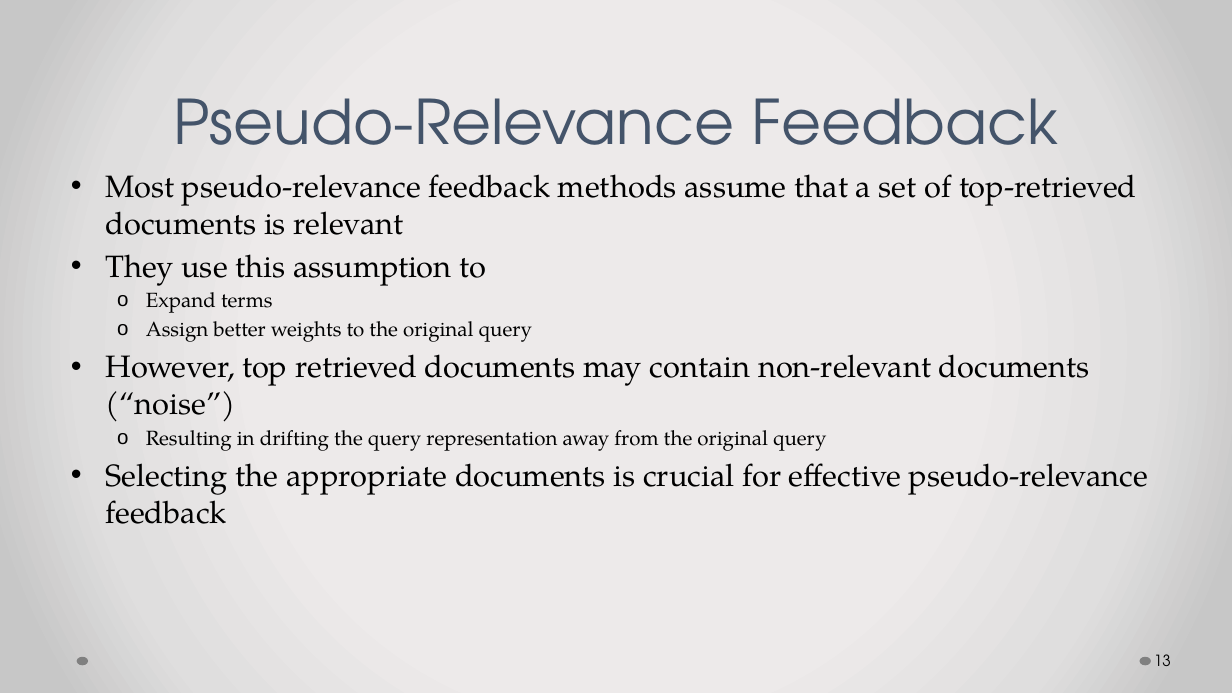
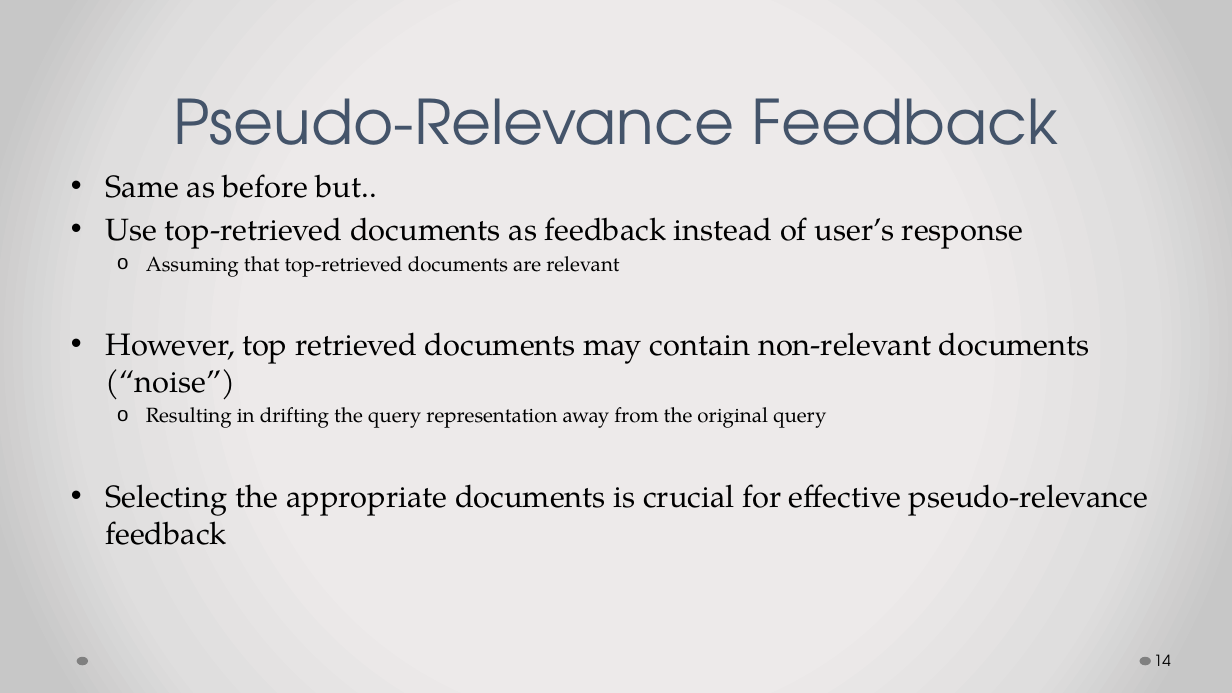
Before and after one commit to pothom/cs834-f17, a slide deck: slide 14 of Presentations/CS834-Presentation_4.pptx (slide 13 before the commit). Drawn at 1232x693 pixels with LibreOffice and Linux fonts; fonts in the diff are those of the drawing. Boxes give left, top, right and bottom in pixels: in the first picture for what was removed or moved away, otherwise in the second. Text is boxed around its words. In the diff, an @@ line names an element or a change of style, - is before the commit and + after.

```diff
--- a/Presentations/CS834-Presentation_4.pptx
+++ b/Presentations/CS834-Presentation_4.pptx
@@ text at [105,174,1023,277]: text changed @@
-• Most pseudo-relevance feedback methods assume that a set of top-retrieved documents is relevant
-• They use this assumption to
-  o Expand terms
-  o Assign better weights to the original query
+• Same as before but..
+• Use top-retrieved documents as feedback instead of user’s response
+  o Assuming that top-retrieved documents are relevant
@@ page number at [1154,654,1171,666]: text changed @@
-13
+14
```
Also in this commit, not shown: 6 other slides changed, 1 slide added, 1 other file.
